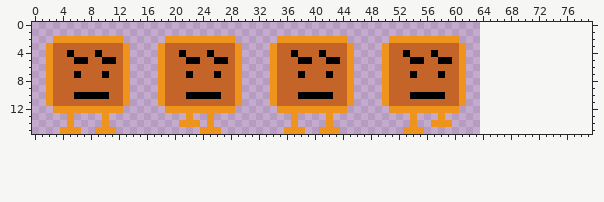
Two versions of one pixel-art file, images/enemies/gomp.aseprite. The first picture shows the starting point.
64x16 pixels, 1 frame. The old version is drawn lined up with the new one, on the new canvas.
And afterwards:
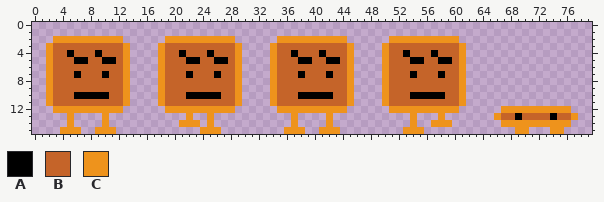
Palette (. is transparent): A #000000  B #c56429  C #ee931c
What changed:
canvas 64x16 -> 80x16
Colour A now appears in row 13 at x 69 and 74.
Colour B now appears in row 13 at x 67 to 68, 70 to 73 and 75 to 76.
Colour C now appears in row 12 at x 67 to 76; in row 13 at x 66 and 77; in row 14 at x 67 to 76; in row 15 at x 69 to 70 and 74 to 75.
Pixel boxes of the changes (left, top, right, bottom) in both pictures:
added: (494, 106, 578, 134)
